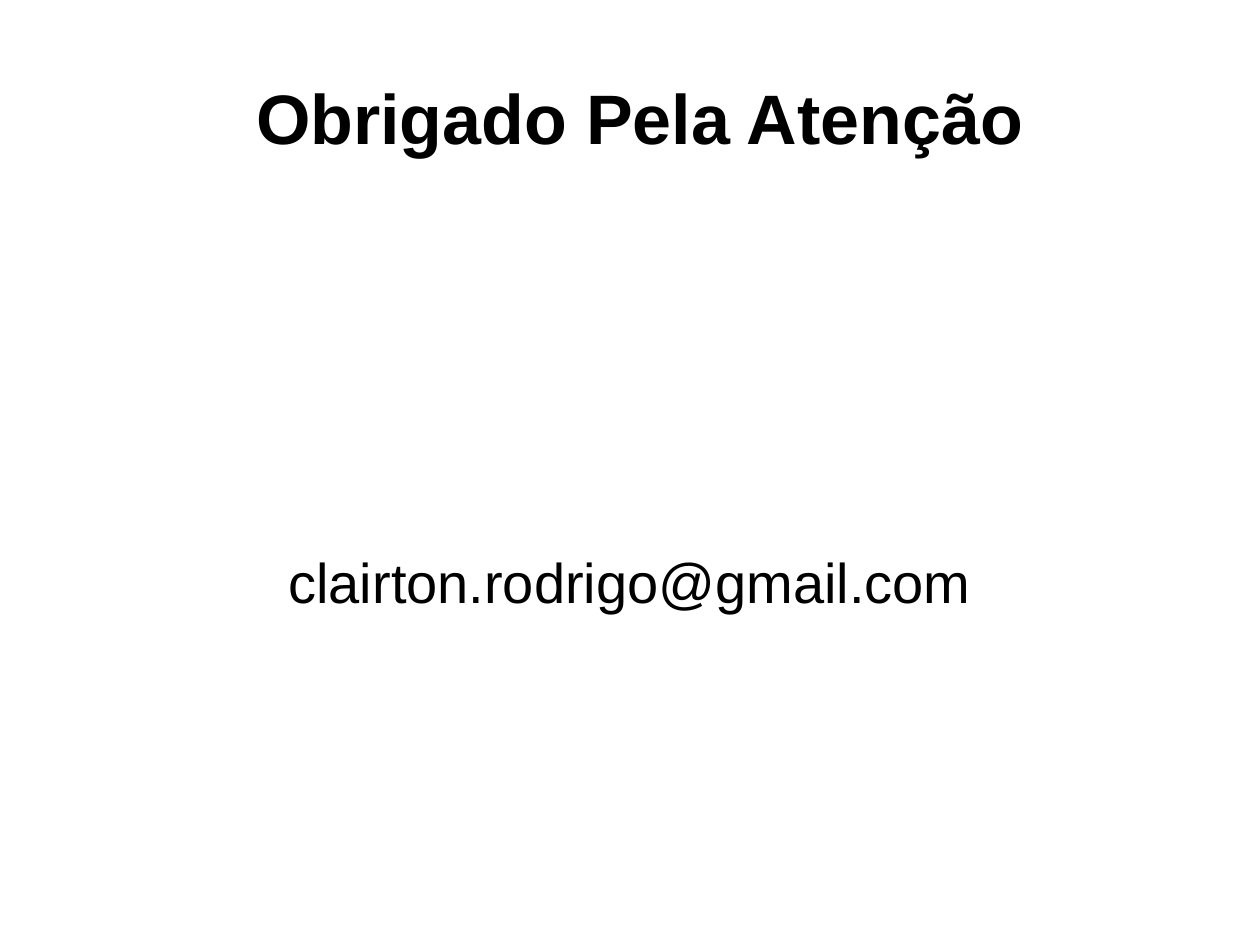
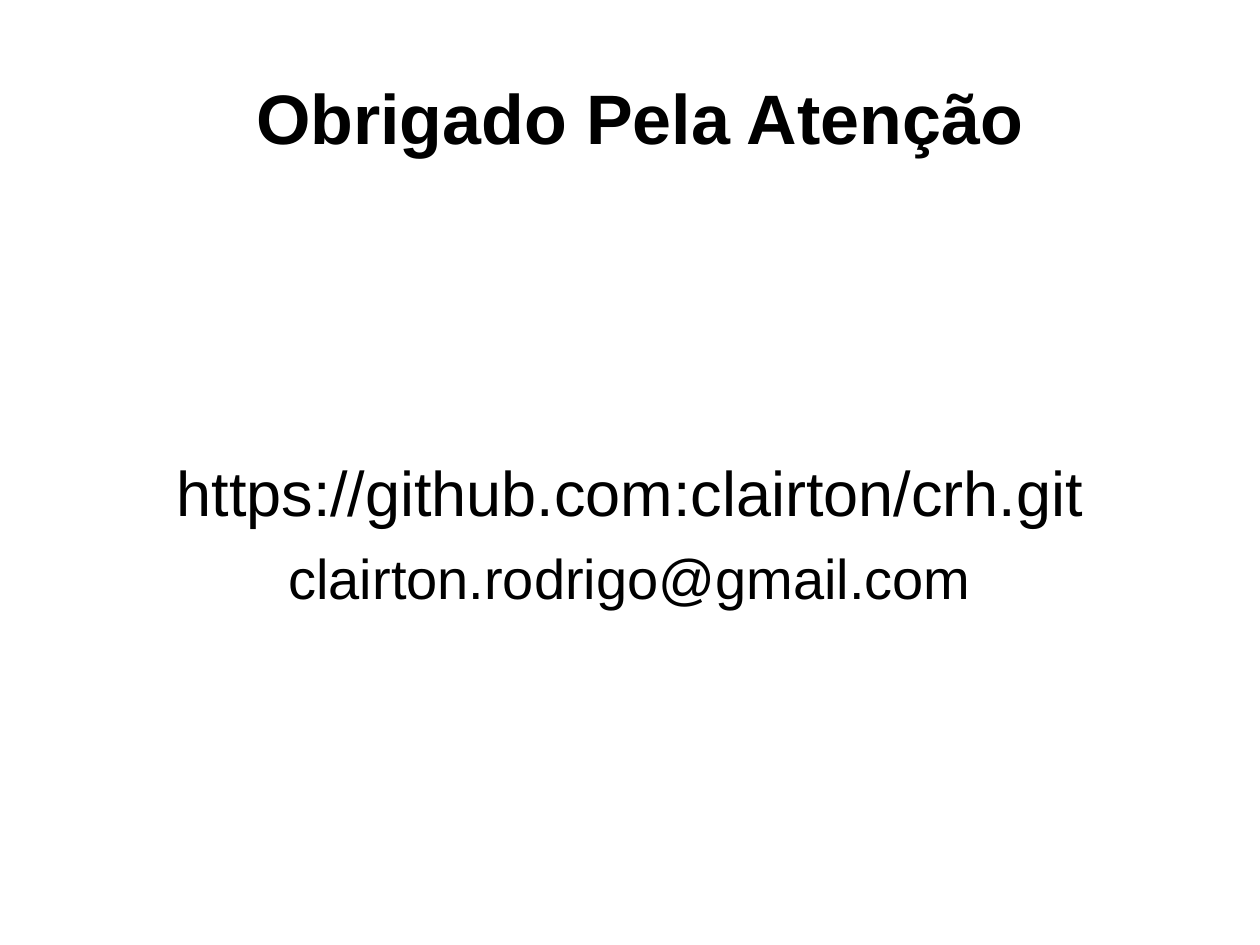
Before and after one commit to clairton/crh, a slide deck: slide 11 of slides.odp. Drawn at 1260x945 pixels with LibreOffice and Linux fonts; fonts in the diff are those of the drawing; background and template pictures are left out. Boxes give left, top, right and bottom in pixels: in the first picture for what was removed or moved away, otherwise in the second. Text is boxed around its words. In the diff, an @@ line names an element or a change of style, - is before the commit and + after.

```diff
--- a/slides.odp
+++ b/slides.odp
@@ subtitle at (x1=177, y1=470, x2=1083, y2=528): paragraph added @@
+https://github.com:clairton/crh.git
```
Also in this commit, not shown: 1 other slide changed.
